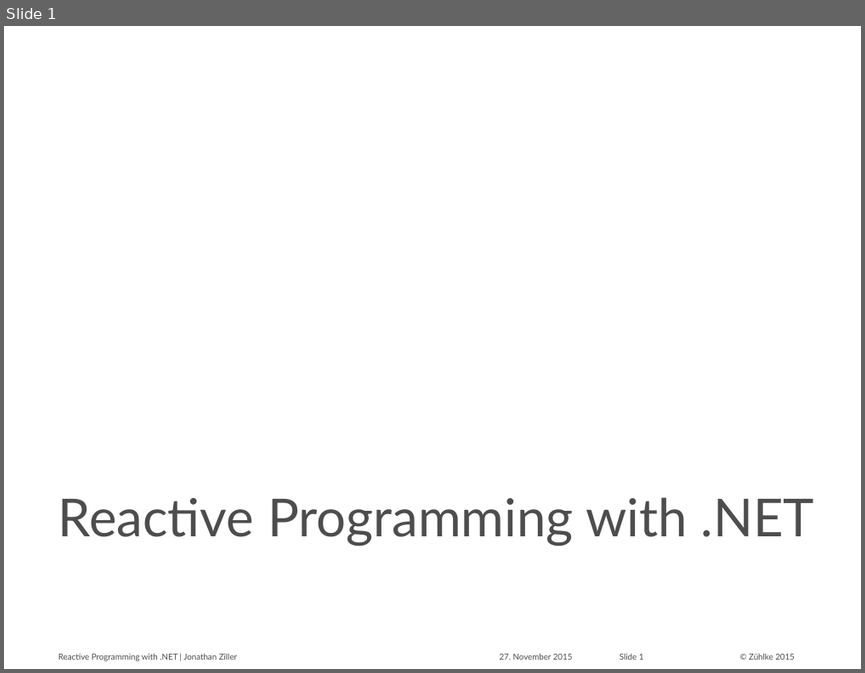
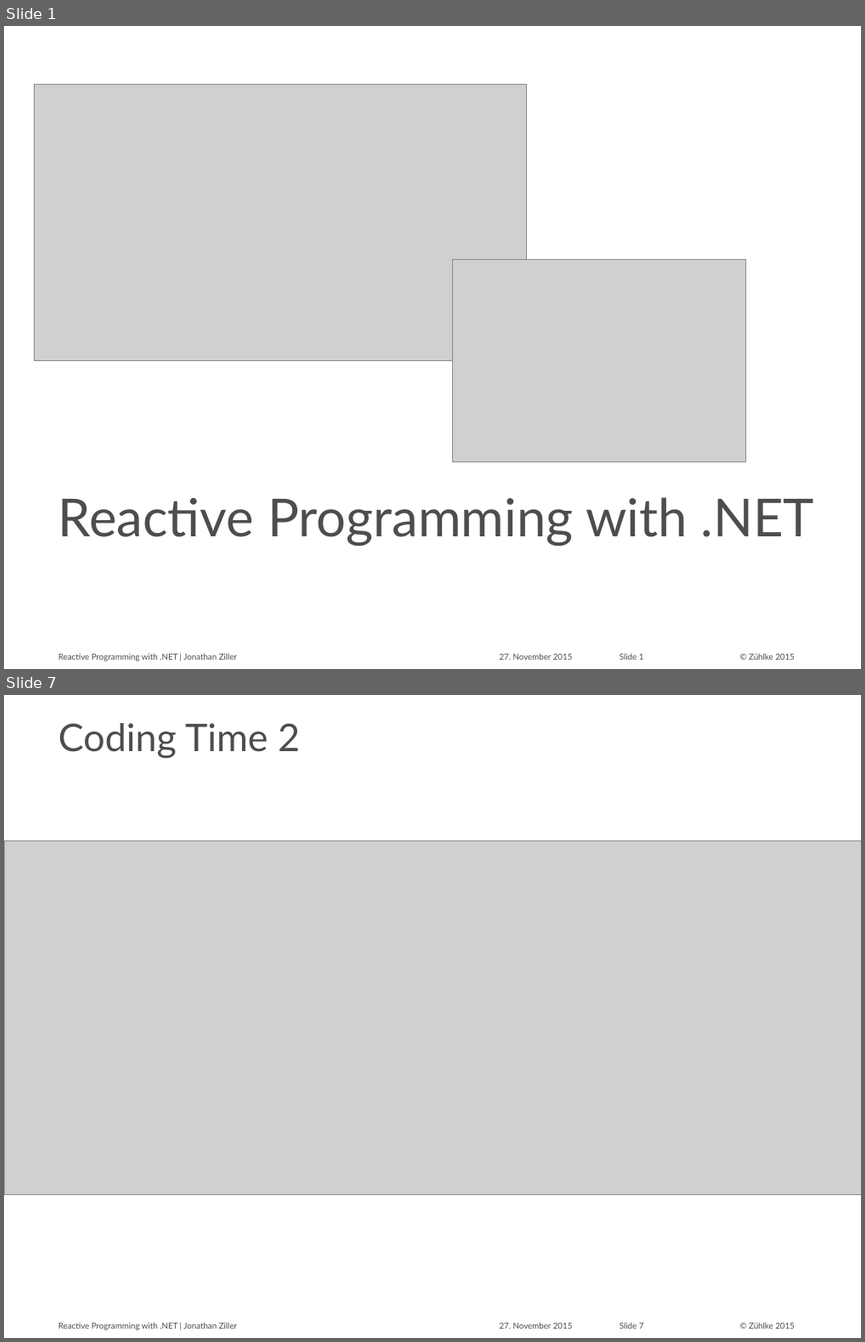
Before and after one commit to MrWolfZ/TechTalk-2015-11-27, a slide deck: Reactive Programming with .NET.pptx. Shown one above the other, each under a label of ours: slide 1 before the commit, slides 1 and 7 after it; the slides between them are not shown. The pictures are 865x673 and 865x1342 pixels, drawn with LibreOffice and Linux fonts; fonts in the diff are those of the drawing; grey boxes stand for pictures; background and template pictures are left out. Boxes give left, top, right and bottom in pixels: in the first picture for what was removed or moved away, otherwise in the second. Text is boxed around its words. In the diff, an @@ line names an element or a change of style, - is before the commit and + after.

```diff
--- a/Reactive Programming with .NET.pptx
+++ b/Reactive Programming with .NET.pptx
@@ slide 7 added at (x1=4, y1=695, x2=861, y2=1338), background #FFFFFF; not listed: 4 template elements that a slide beside it also shows @@
@@ title added at (x1=58, y1=723, x2=300, y2=758), 32 pt, text #4D4D4D @@
+Coding Time 2
@@ picture added at (x1=4, y1=840, x2=861, y2=1195) @@
@@ slide 1 changed as well @@
@@ picture added at (x1=34, y1=85, x2=526, y2=361) @@
@@ picture added at (x1=452, y1=260, x2=745, y2=462) @@
```
Also in this commit, not shown: 6 other slides added, 7 slides removed.
